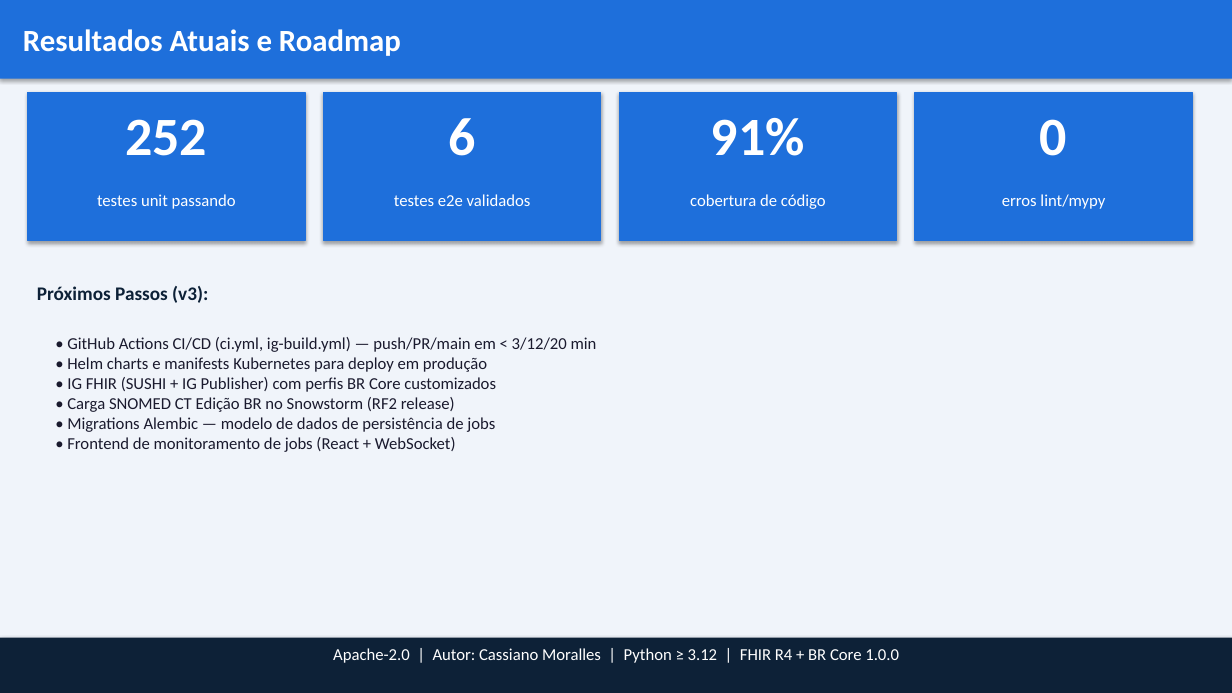
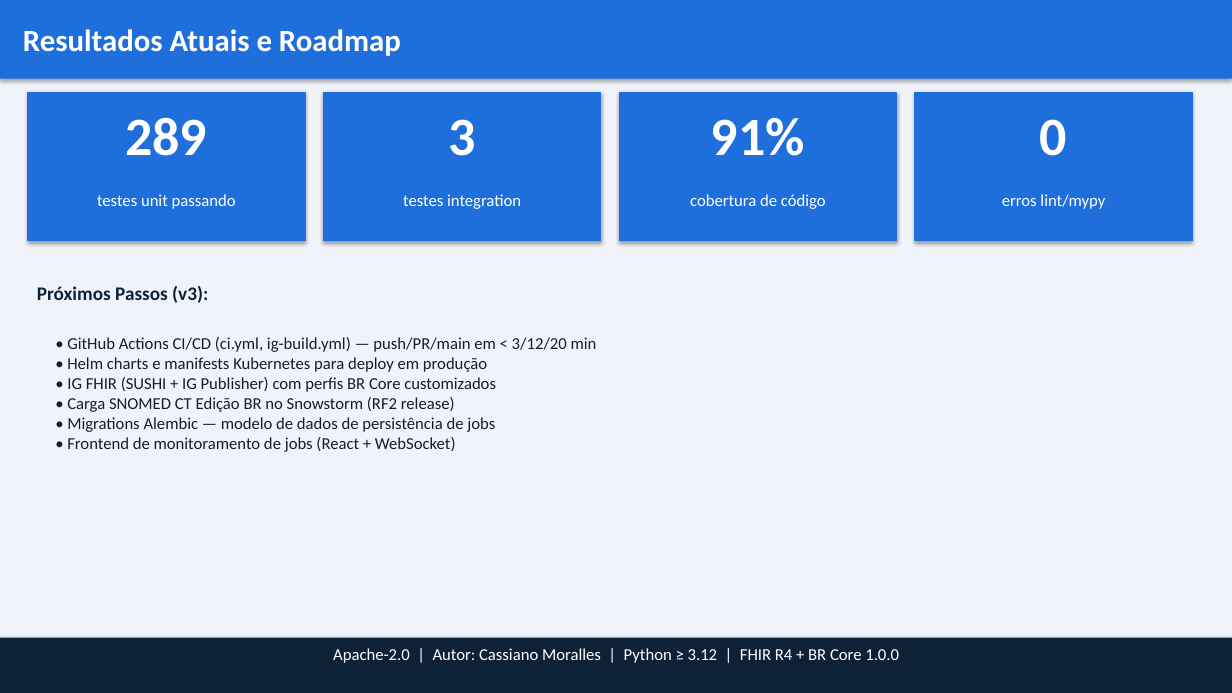
Before and after one commit to cass782019/API2FHIR, a slide deck: slide 17 of docs/fhir-forge-arquitetura.pptx. Drawn at 1232x693 pixels with LibreOffice and Linux fonts; fonts in the diff are those of the drawing. Boxes give left, top, right and bottom in pixels: in the first picture for what was removed or moved away, otherwise in the second. Text is boxed around its words. In the diff, an @@ line names an element or a change of style, - is before the commit and + after.

```diff
--- a/docs/fhir-forge-arquitetura.pptx
+++ b/docs/fhir-forge-arquitetura.pptx
@@ text at (125, 117, 207, 156): text changed @@
-252
+289
@@ text at (448, 119, 475, 156): text changed @@
-6
+3
@@ text at (403, 194, 521, 209): text changed @@
-testes e2e validados
+testes integration
```
Also in this commit, not shown: 15 other slides changed, 3 other files.
